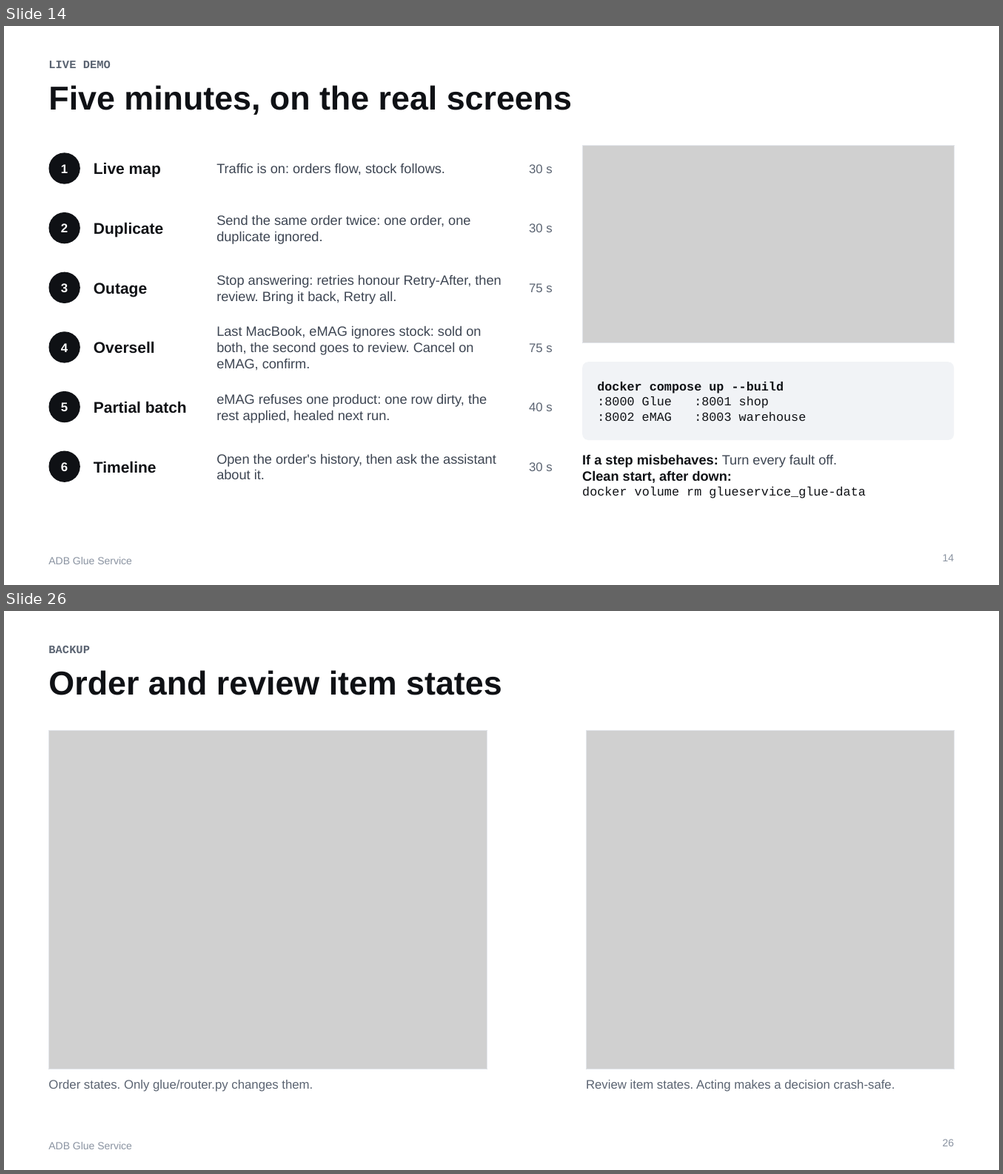
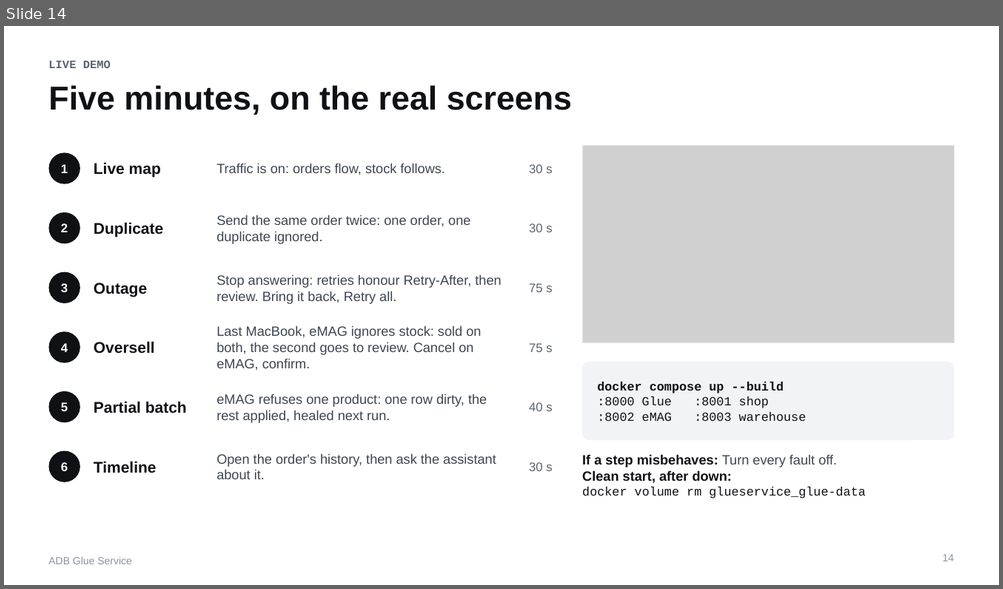
Before and after one commit to PantelimonGulie/adb-glue-service, a slide deck: docs/presentation/ADB-Glue-Service.pptx. Shown one above the other, each under a label of ours: slides 14 and 26 before the commit, slide 14 after it; the slides between them are not shown. The pictures are 1003x1174 and 1003x589 pixels, drawn with LibreOffice and Linux fonts; fonts in the diff are those of the drawing; grey boxes stand for pictures. Boxes give left, top, right and bottom in pixels: in the first picture for what was removed or moved away, otherwise in the second. Text is boxed around its words. In the diff, an @@ line names an element or a change of style, - is before the commit and + after.

Commit message:
Keep only the 14 talk slides in the deck

```diff
--- a/docs/presentation/ADB-Glue-Service.pptx
+++ b/docs/presentation/ADB-Glue-Service.pptx
@@ slide 26 removed at bbox=[4, 611, 999, 1170], background #FFFFFF; not listed: 1 template element that a slide beside it also shows @@
@@ text removed at bbox=[48, 645, 90, 653] @@
-BACKUP
@@ title removed at bbox=[48, 670, 501, 695] @@
-Order and review item states
@@ picture removed at bbox=[48, 730, 487, 1070] @@
@@ rectangle removed at bbox=[48, 730, 487, 1070] @@
@@ picture removed at bbox=[586, 730, 955, 1070] @@
@@ rectangle removed at bbox=[586, 730, 955, 1070] @@
@@ text removed at bbox=[48, 1080, 313, 1092] @@
-Order states. Only glue/router.py changes them.
@@ text removed at bbox=[586, 1080, 895, 1092] @@
-Review item states. Acting makes a decision crash-safe.
@@ page number removed at bbox=[942, 1139, 954, 1147] @@
-26
```
Also in this commit, not shown: 1 slide changed, 12 other slides removed, 1 other file.
